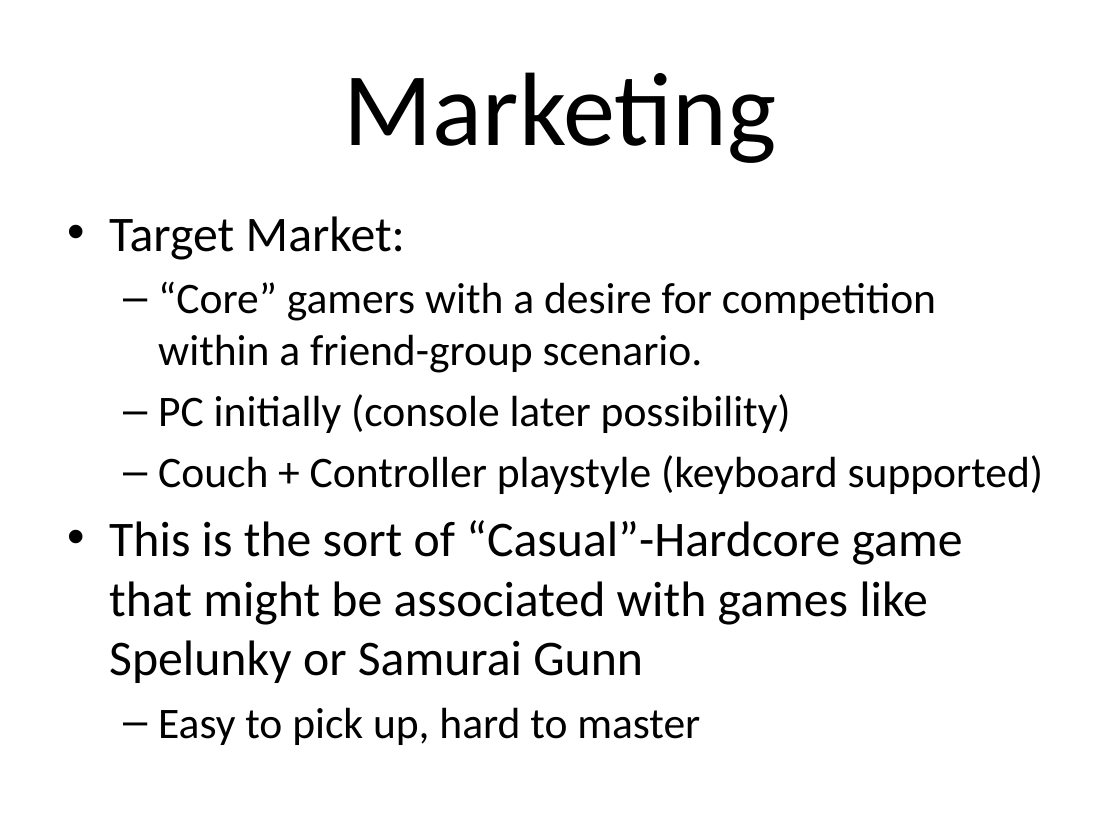
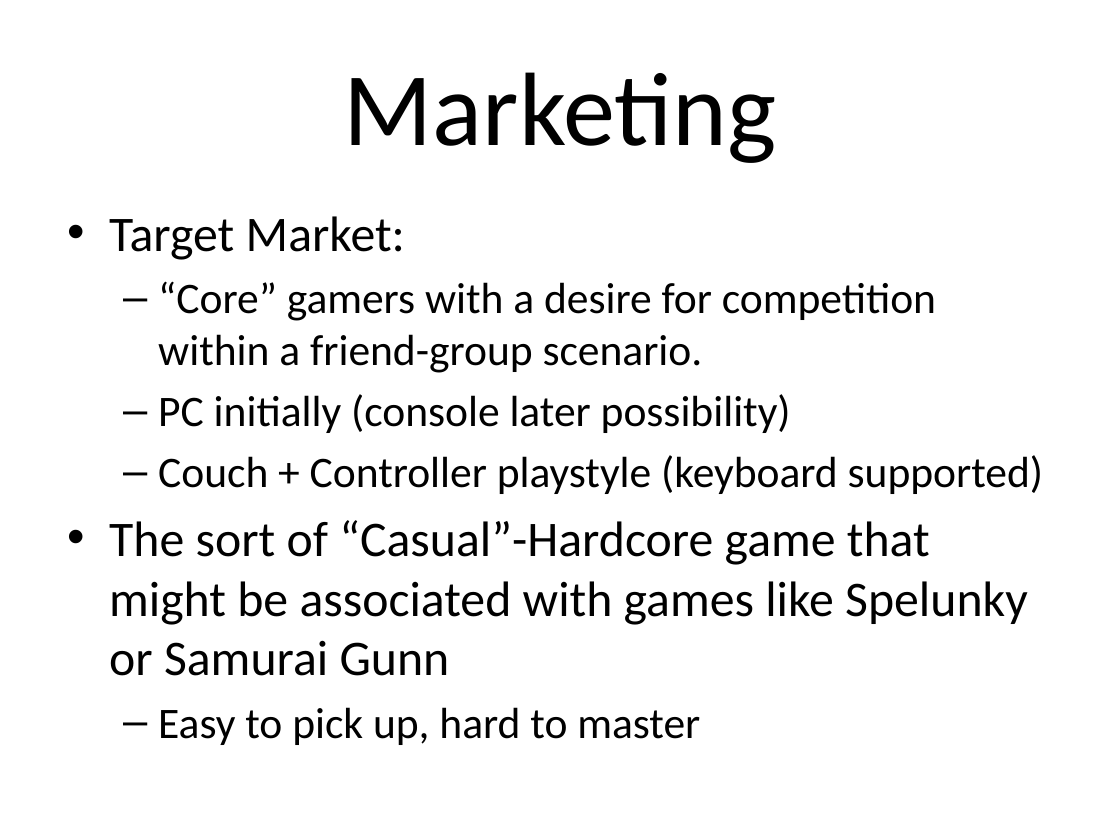
Before and after one commit to Assisting/flaming-zebras, a slide deck: slide 3 of Other/Codename flaming zebras.pptx. Drawn at 1120x840 pixels with LibreOffice and Linux fonts; fonts in the diff are those of the drawing. Boxes give left, top, right and bottom in pixels: in the first picture for what was removed or moved away, otherwise in the second. Text is boxed around its words. In the diff, an @@ line names an element or a change of style, - is before the commit and + after.

```diff
--- a/Other/Codename flaming zebras.pptx
+++ b/Other/Codename flaming zebras.pptx
@@ text at (109,520,1028,676): text changed @@
-• This is the sort of “Casual”-Hardcore game that might be associated with games like Spelunky or Samurai Gunn
+• The sort of “Casual”-Hardcore game that might be associated with games like Spelunky or Samurai Gunn
```
Also in this commit, not shown: 1 other slide changed, 5 other files.
